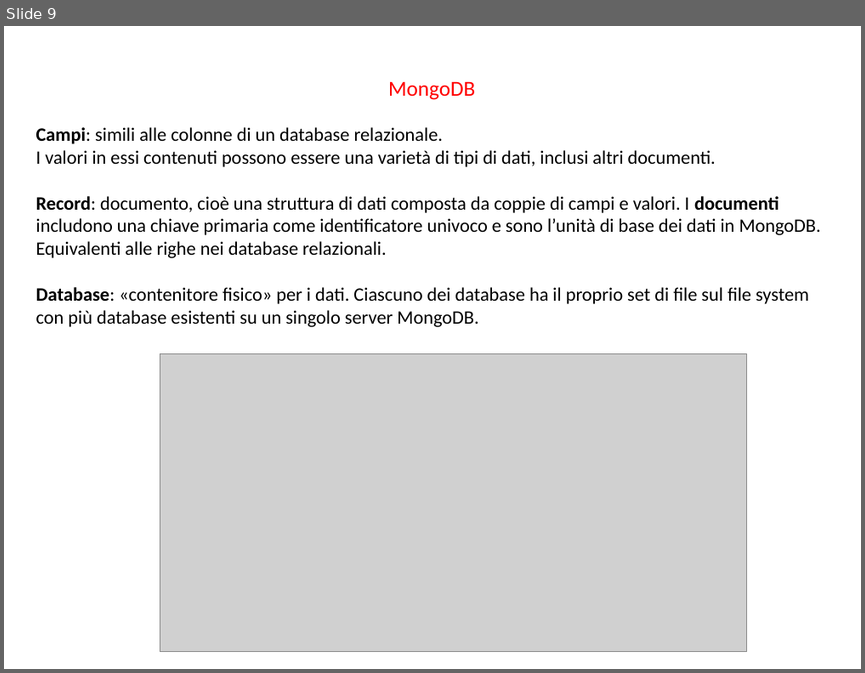
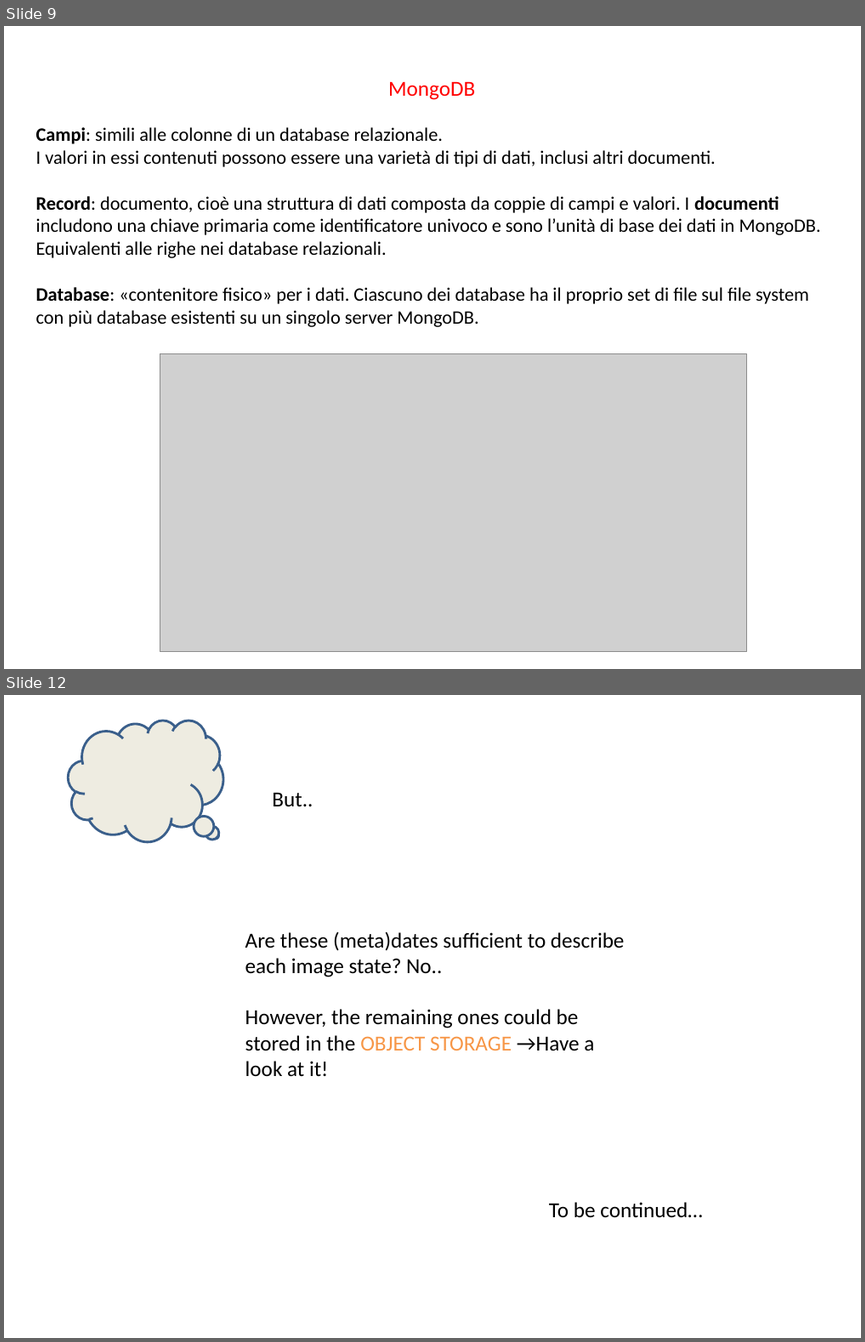
Before and after one commit to AkumuYuma/images_classifier, a slide deck: Progetto-Database.pptx. Shown one above the other, each under a label of ours: slide 9 before the commit, slides 9 and 12 after it; the slides between them are not shown. The pictures are 865x673 and 865x1342 pixels, drawn with LibreOffice and Linux fonts; fonts in the diff are those of the drawing; grey boxes stand for pictures. Boxes give left, top, right and bottom in pixels: in the first picture for what was removed or moved away, otherwise in the second. Text is boxed around its words. In the diff, an @@ line names an element or a change of style, - is before the commit and + after.

```diff
--- a/Progetto-Database.pptx
+++ b/Progetto-Database.pptx
@@ slide 12 added at box(4, 695, 861, 1338), background #FFFFFF @@
@@ thought cloud added at box(69, 720, 223, 841), fill #EEECE1, outline #3A5F8C 2 pt @@
@@ text added at box(272, 792, 313, 807), 18 pt, text #000000 @@
+But..
@@ text added at box(245, 931, 624, 1077), 18 pt, text #000000 @@
+Are these (meta)dates sufficient to describe each image state? No..
+However, the remaining ones could be stored in the OBJECT STORAGE →Have a look at it!
@@ text added at box(549, 1202, 702, 1217), 18 pt, text #000000 @@
+To be continued…
```
Also in this commit, not shown: 1 slide changed, 1 other slide added.
